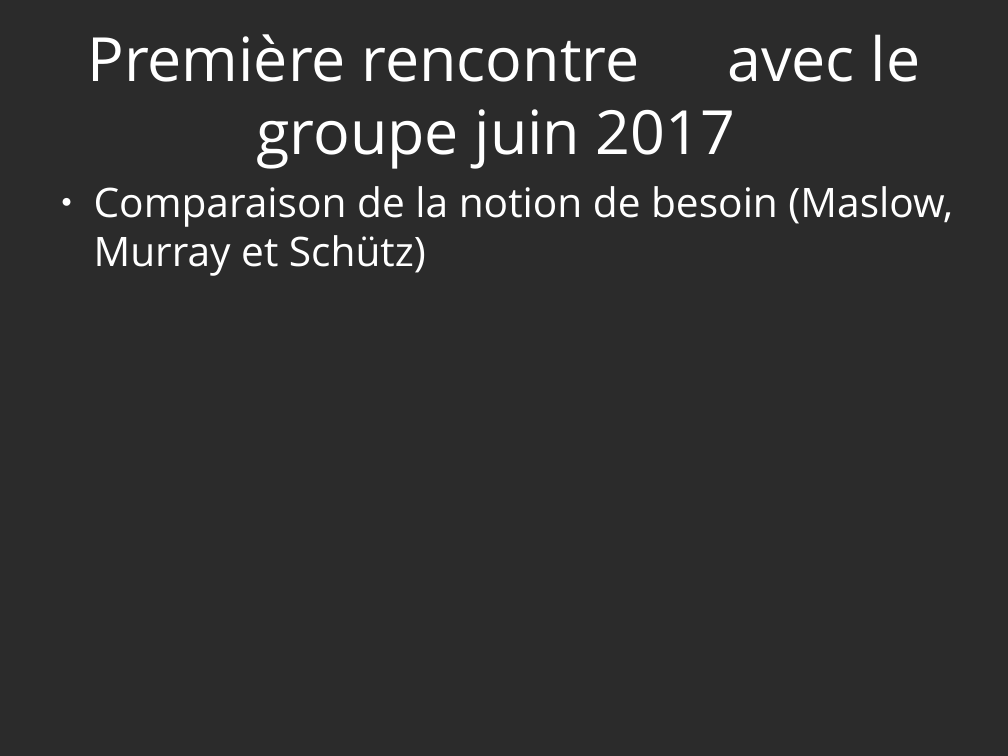
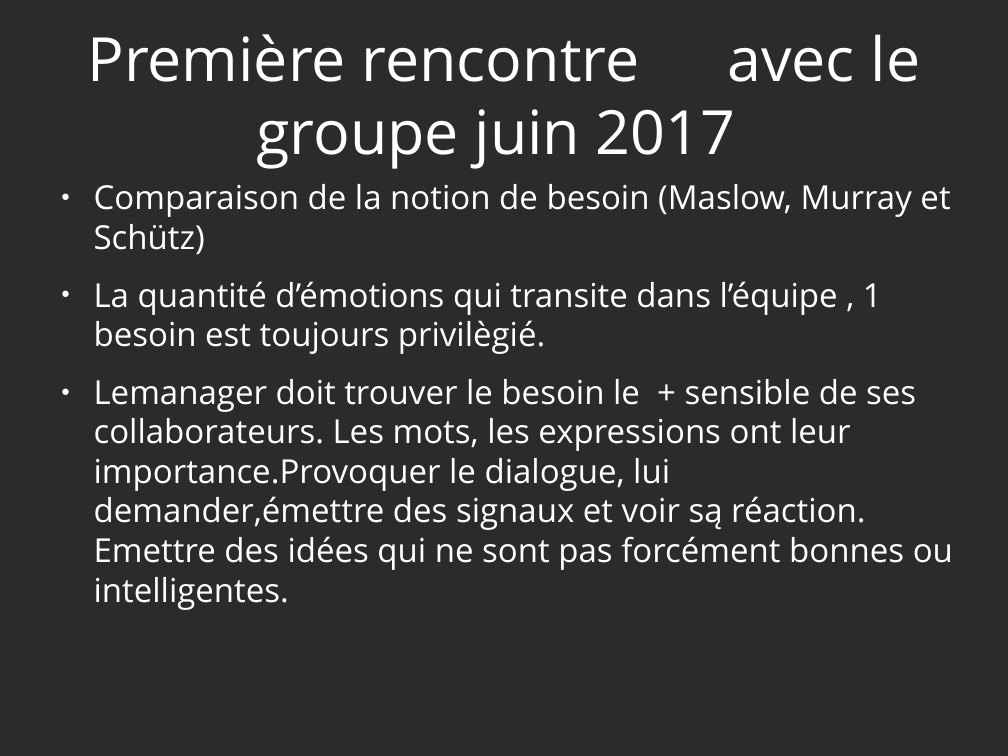
Before and after one commit to heylve/documents, a slide deck: slide 2 of germe/germe_formation.odp. Drawn at 1008x756 pixels with LibreOffice and Linux fonts; fonts in the diff are those of the drawing; background and template pictures are left out; a plain dark background stands for a picture behind light text. Boxes give left, top, right and bottom in pixels: in the first picture for what was removed or moved away, otherwise in the second. Text is boxed around its words. In the diff, an @@ line names an element or a change of style, - is before the commit and + after.

```diff
--- a/germe/germe_formation.odp
+++ b/germe/germe_formation.odp
@@ text at bbox=[94, 184, 950, 255]: size 32 to 26 pt in "Comparaison de la notion de besoin (Maslow, ..." @@
@@ text at bbox=[94, 281, 953, 610]: paragraphs added @@
+● La quantité d’émotions qui transite dans l’équipe , 1 besoin est toujours privilègié.
+● Lemanager doit trouver le besoin le + sensible de ses collaborateurs. Les mots, les expressions ont leur importance.Provoquer le dialogue, lui demander,émettre des signaux et voir są réaction. Emettre des idées qui ne sont pas forcément bonnes ou intelligentes.
```
Also in this commit, not shown: 3 slides added.
